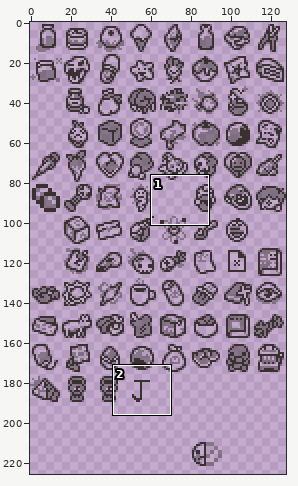
File history of a sprite sheet, content/gfx/death_items.png. The first picture is a wide view before the edit; the outline marks the close-up.
Close-up. The starting point:
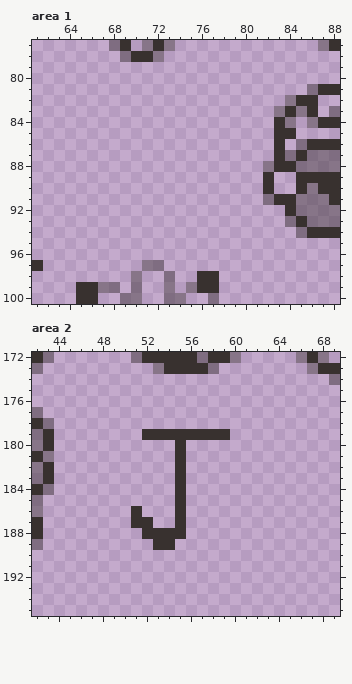
The file is 128x256 pixels. Colours within 5 levels of each other are drawn and written as one. Shown: area 1: x 61..88, y 77..100; area 2: x 42..69, y 172..195. The wide view leaves out empty margins. The commit also changed other parts of the picture, which this record leaves out.
After:
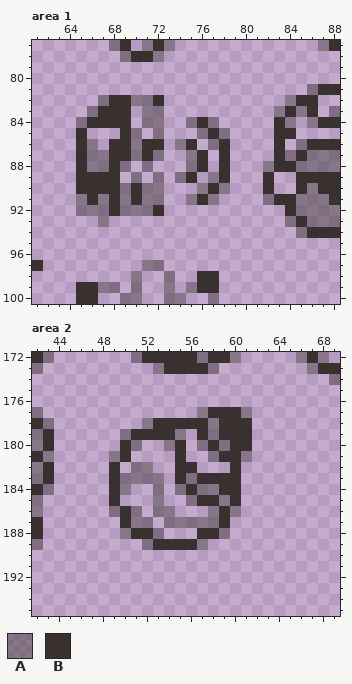
Palette (. is transparent): A #362f2d6d  B #38312f
Difference:
--- area 1
@@ x 63..80 @@
  81 ..................
- 82 ..................
- 83 ..................
- 84 ..................
- 85 ..................
- 86 ..................
- 87 ..................
- 88 ..................
- 89 ..................
- 90 ..................
- 91 ..................
- 92 ..................
- 93 ..................
+ 82 ....ABBAAB........
+ 83 ...ABBB.AA........
+ 84 ..ABBBB.AA..ABA...
+ 85 ..B...BA.A...ABA..
+ 86 ..BA.BBABB.AB.AB..
+ 87 ..BAABBABA..AB.B..
+ 88 ..BAABA.A...AB.B..
+ 89 ..BBBB.A.A.AB.AB..
+ 90 ..BBBBABAA...ABA..
+ 91 ..ABABABAA..ABA...
+ 92 ..AAABAAAB........
+ 93 ....A.............
  94 ..................
--- area 2
@@ x 47..63 @@
 176 .................
-177 .................
-178 .................
-179 .....BBBBBBBB....
-180 ........B........
-181 ........B........
-182 ........B........
-183 ........B........
-184 ........B........
-185 ........B........
-186 ....B...B........
-187 ....BB..B........
-188 .....BBBB........
-189 ......BB.........
+177 ..........ABBBA..
+178 .....ABBBBBABBB..
+179 ...ABBBBA.BABBB..
+180 ...BA..AB.ABABB..
+181 ..AB....B..ABBA..
+182 ..B.AA..BB...B...
+183 ..BAAAA.BABBBB...
+184 ..BA..A.ABAABB...
+185 ..B...A..ABBAB...
+186 ..ABA.AA...ABA...
+187 ...BAA.AAAAAB....
+188 ...ABBA...BBA....
+189 .....ABBBBA......
 190 .................
Boxes around the changes in both close-ups, in picture pixels (x1, y1, x2, y2):
added: (76, 95, 230, 227)
changed: (109, 407, 252, 550)
